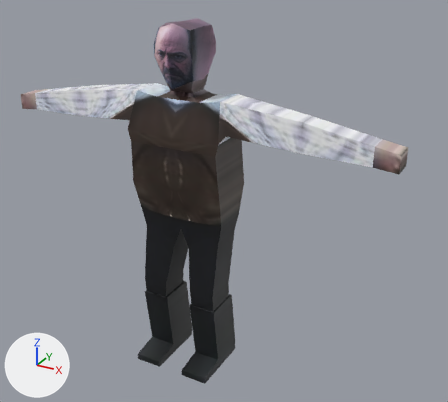
The FBX model 3D Models/Ruiz.fbx: old version first, new version second.
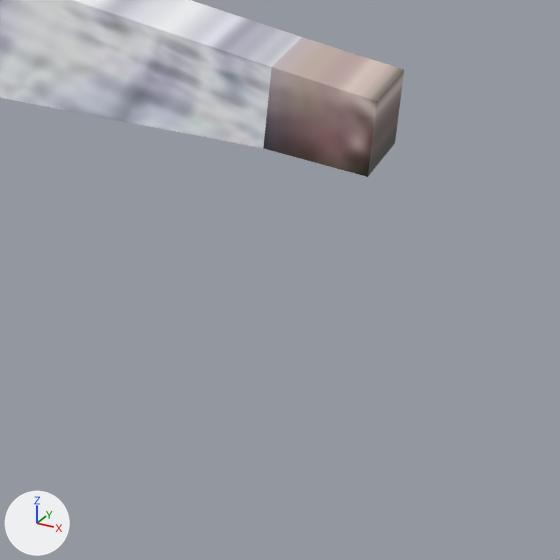
The first picture shows the older version from a 50 mm lens placed at (10.05, -15.92, 14.11), pointed at (1.19, 0.19, 6.06). The close-ups show the older and then the newer version on the part from 68% to 100% of the width and 32% to 68% of the height of that picture. Only the edits that show in the close-ups are written down. Lighting does not change. The marker at lower left points along +X, +Y and +Z. Where no turn or scale is listed for an object, it has been applied to the vertices.

Names of what the first close-up shows: 'Ruiz'.
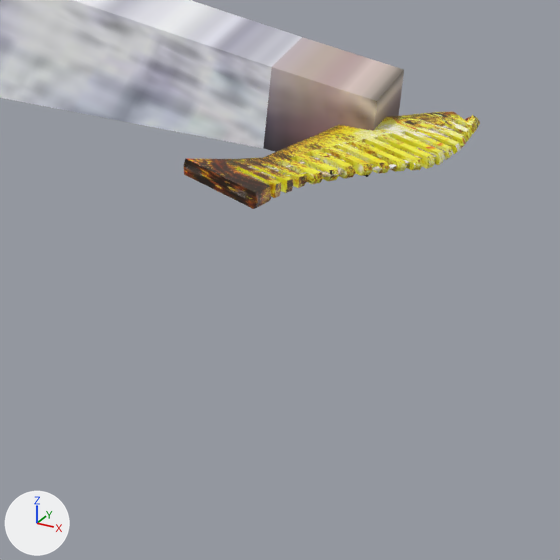
The change, as a diff of the scene's bpy script:
```diff
--- a/3D Models/Ruiz.fbx.py
+++ b/3D Models/Ruiz.fbx.py
@@ img_peine_gold_png @@
+img_peine_gold_png = load_image('Peine Gold.png', '../Textures/Peine Gold.png', 990, 742, 'sRGB')
@@ img_peine_feo_png @@
+img_peine_feo_png = load_image('Peine Feo.png', '../Textures/Peine Feo.png', 616, 224, 'Non-Color')
@@ mat_material @@
 mat_material = principled_material('Material')
-mat_material.texture = img_ruiz_png
+mat_material.texture = img_peine_gold_png
@@ mat_material_001 @@
+mat_material_001 = principled_material('Material.001')
+mat_material_001.texture = img_ruiz_png
@@ mat_material_002 @@
+mat_material_002 = bpy.data.materials.new('Material.002')
+# uses the picture img_peine_feo_png
@@ me_cube_001 @@
 me_cube_001.from_pydata(...)  # 227 vertices, 232 faces; spans x -6.74..6.74, y -1.51..1.0, z 0.0..11.64
-me_cube_001.materials.append(mat_material)  # picture img_ruiz_png
+me_cube_001.materials.append(mat_material_001)  # picture img_ruiz_png
@@ me_cube_003 @@
+me_cube_003.from_pydata(...)  # 332 vertices, 167 faces; spans x 5.81..7.31, y -1.86..0.33, z 8.42..8.53
+me_cube_003.materials.append(mat_material)  # picture img_peine_gold_png
@@ me_cube_002 @@
+me_cube_002.from_pydata(...)  # 81 vertices, 84 faces; spans x 5.81..7.31, y -1.86..0.33, z 8.46..8.5
+me_cube_002.materials.append(mat_material_002)
@@ ob_peinedorado @@
+ob_peinedorado = bpy.data.objects.new('PeineDorado', me_cube_003)
+ob_peinedorado.location = (0.0, 0.0, 0.0)
@@ ob_peinefeo @@
+ob_peinefeo = bpy.data.objects.new('PeineFeo', me_cube_002)
+ob_peinefeo.location = (0.0, 0.0, 0.0)
```

What differs and where, as boxes (x1, y1, x2, y2) in the close-ups (560 x 560 px):
'PeineDorado', added: after (183, 112, 480, 209)
'PeineFeo', added: after (251, 125, 464, 179)
